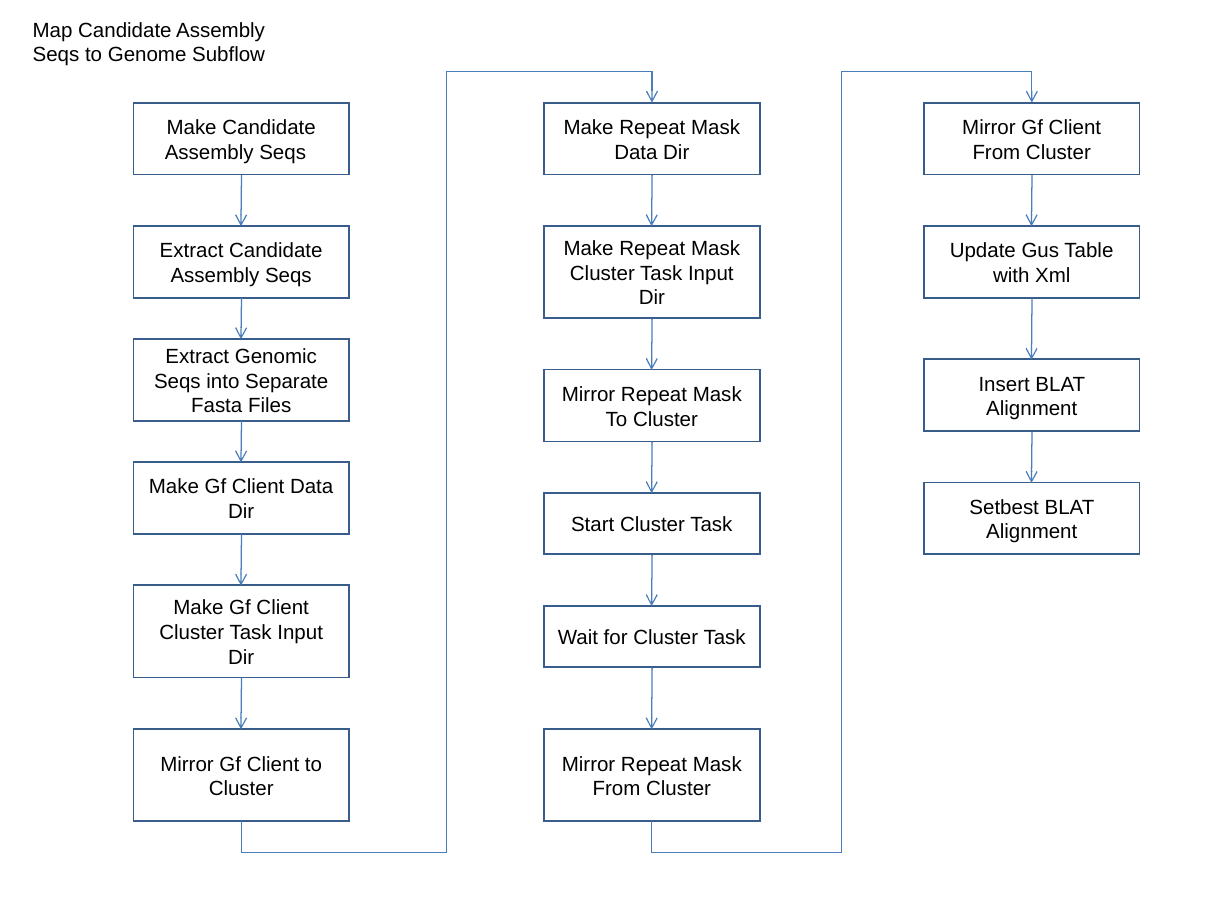
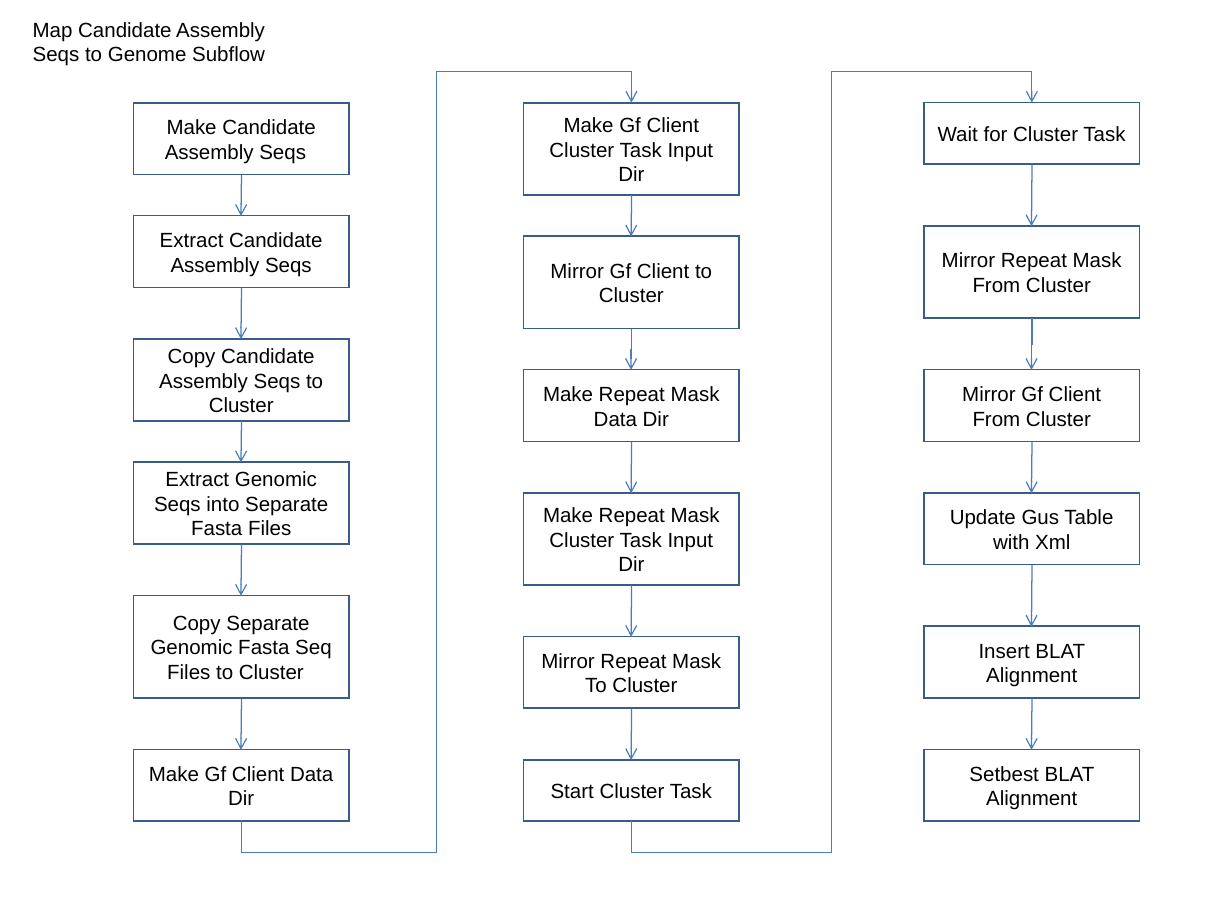
Before and after one commit to VEuPathDB/ApiCommonData, a slide deck: slide 1 of Load/doc/workflow/AssemblyWorkflow.ppt. Drawn at 1232x924 pixels with LibreOffice and Linux fonts; fonts in the diff are those of the drawing. Boxes give left, top, right and bottom in pixels: in the first picture for what was removed or moved away, otherwise in the second. Text is boxed around its words. In the diff, an @@ line names an element or a change of style, - is before the commit and + after.

```diff
--- a/Load/doc/workflow/AssemblyWorkflow.ppt
+++ b/Load/doc/workflow/AssemblyWorkflow.ppt
@@ elbow arrow moved from (241, 822) - (652, 102) to (241, 822) - (632, 102) @@
@@ elbow arrow moved from (652, 822) - (1032, 102) to (631, 822) - (1031, 102) @@
@@ rectangle "Make Gf Client Cluster Task ...": place and size @@
-rectangle "Make Gf Client Cluster Task ..." at (133, 585, 349, 678)
+rectangle "Make Gf Client Cluster Task ..." at (524, 102, 739, 195)
@@ rectangle "Wait for Cluster Task": place and size @@
-rectangle "Wait for Cluster Task" at (545, 606, 760, 668)
+rectangle "Wait for Cluster Task" at (924, 102, 1140, 164)
@@ arrow moved from (241, 175) - (241, 227) to (241, 175) - (241, 216) @@
@@ arrow moved from (1032, 175) - (1031, 227) to (1032, 165) - (1031, 227) @@
@@ arrow moved from (652, 175) - (652, 227) to (632, 195) - (631, 237) @@
@@ rectangle "Extract Candidate Assembly Seqs": place and size @@
-rectangle "Extract Candidate Assembly Seqs" at (133, 225, 349, 297)
+rectangle "Extract Candidate Assembly Seqs" at (133, 216, 349, 287)
@@ rectangle "Mirror Gf Client to Cluster": place and size @@
-rectangle "Mirror Gf Client to Cluster" at (133, 729, 349, 822)
+rectangle "Mirror Gf Client to Cluster" at (524, 237, 739, 329)
@@ rectangle "Mirror Repeat Mask From Cluster": place and size @@
-rectangle "Mirror Repeat Mask From Cluster" at (545, 729, 760, 822)
+rectangle "Mirror Repeat Mask From Cluster" at (924, 225, 1140, 318)
@@ arrow moved from (241, 298) - (241, 339) to (241, 288) - (241, 339) @@
@@ elbow arrow added from (632, 329) to (631, 370), #4A7EBB 0.74 pt @@
@@ elbow arrow added from (1032, 318) to (1031, 370), #4A7EBB 0.74 pt @@
@@ rectangle added at (133, 339, 349, 421), outline #385D8A 0.99 pt, 12 pt, text #000000 @@
+Copy Candidate Assembly Seqs to Cluster
@@ rectangle "Make Repeat Mask Data Dir": place and size @@
-rectangle "Make Repeat Mask Data Dir" at (545, 102, 760, 174)
+rectangle "Make Repeat Mask Data Dir" at (524, 370, 739, 441)
@@ rectangle "Mirror Gf Client From Cluster": place and size @@
-rectangle "Mirror Gf Client From Cluster" at (924, 102, 1140, 174)
+rectangle "Mirror Gf Client From Cluster" at (924, 370, 1140, 441)
@@ arrow moved from (652, 442) - (652, 493) to (632, 442) - (631, 493) @@
@@ arrow moved from (1032, 431) - (1031, 483) to (1032, 442) - (1031, 493) @@
@@ rectangle "Extract Genomic Seqs into Separate ...": place and size @@
-rectangle "Extract Genomic Seqs into Separate ..." at (133, 339, 349, 421)
+rectangle "Extract Genomic Seqs into Separate ..." at (133, 462, 349, 545)
@@ rectangle "Make Repeat Mask Cluster Task ...": place and size @@
-rectangle "Make Repeat Mask Cluster Task ..." at (545, 225, 760, 318)
+rectangle "Make Repeat Mask Cluster Task ..." at (524, 493, 739, 585)
@@ rectangle "Update Gus Table with Xml": place and size @@
-rectangle "Update Gus Table with Xml" at (924, 225, 1140, 297)
+rectangle "Update Gus Table with Xml" at (924, 493, 1140, 564)
@@ arrow moved from (241, 535) - (241, 585) to (241, 545) - (241, 596) @@
@@ 2 rectangles, 1 arrow: place and size @@
-2 rectangles, 1 arrow at (924, 298, 1140, 554)
+2 rectangles, 1 arrow at (924, 565, 1140, 821)
@@ rectangle added at (133, 595, 349, 697), outline #385D8A 0.99 pt, 12 pt, text #000000 @@
+Copy Separate Genomic Fasta Seq Files to Cluster
@@ arrow moved from (652, 554) - (652, 606) to (632, 585) - (631, 637) @@
@@ rectangle "Mirror Repeat Mask To Cluster": place and size @@
-rectangle "Mirror Repeat Mask To Cluster" at (545, 370, 760, 441)
+rectangle "Mirror Repeat Mask To Cluster" at (524, 637, 739, 708)
@@ arrow moved from (241, 678) - (241, 729) to (241, 699) - (241, 750) @@
@@ arrow moved from (652, 668) - (652, 729) to (632, 708) - (631, 760) @@
@@ arrow moved from (652, 319) - (652, 370) to (1032, 699) - (1031, 750) @@
@@ rectangle "Make Gf Client Data Dir": place and size @@
-rectangle "Make Gf Client Data Dir" at (133, 462, 349, 533)
+rectangle "Make Gf Client Data Dir" at (133, 749, 349, 821)
@@ rectangle "Start Cluster Task": place and size @@
-rectangle "Start Cluster Task" at (545, 493, 760, 554)
+rectangle "Start Cluster Task" at (524, 760, 739, 822)
```
Also in this commit, not shown: 1 other slide changed.
